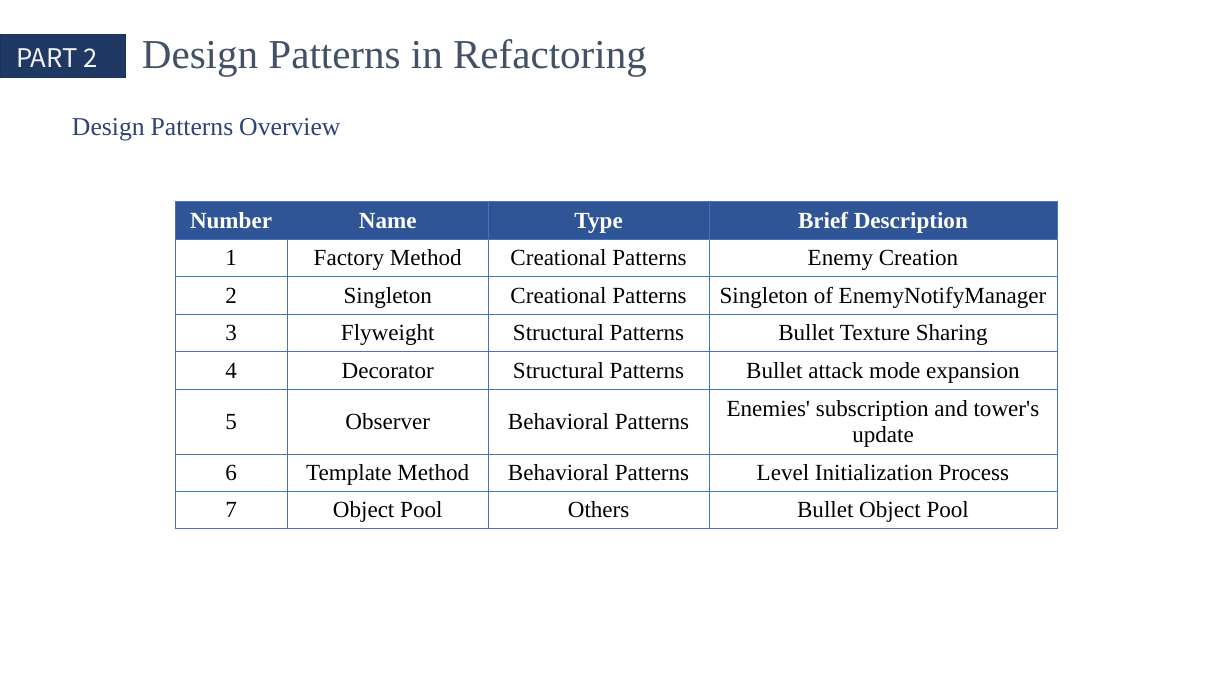
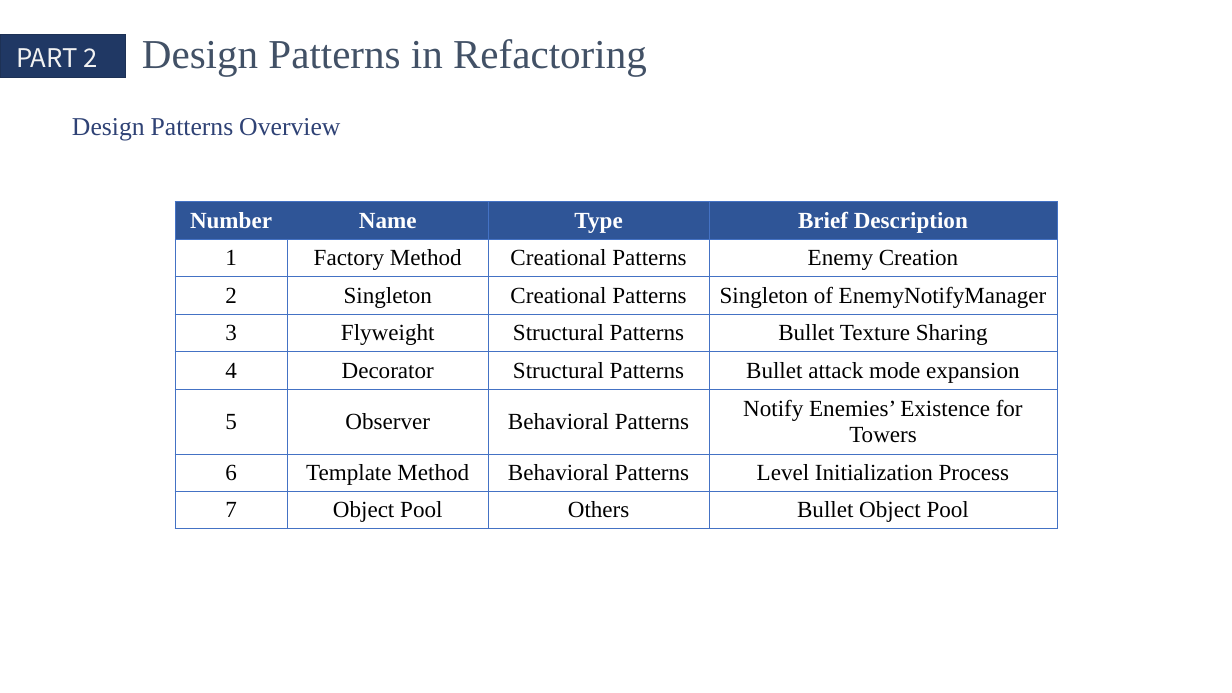
Before and after one commit to QinCheng0928/Cocos2d, a slide deck: slide 5 of 文档/DesignPattern.pptx. Drawn at 1232x693 pixels with LibreOffice and Linux fonts; fonts in the diff are those of the drawing. Boxes give left, top, right and bottom in pixels: in the first picture for what was removed or moved away, otherwise in the second. Text is boxed around its words. In the diff, an @@ line names an element or a change of style, - is before the commit and + after.

```diff
--- a/文档/DesignPattern.pptx
+++ b/文档/DesignPattern.pptx
@@ table at <box>175,201,1057,529</box> @@
-row 6, column 4: Enemies' subscription and tower's update
+row 6, column 4: Notify Enemies’ Existence for Towers
```
Also in this commit, not shown: 6 other slides changed.
